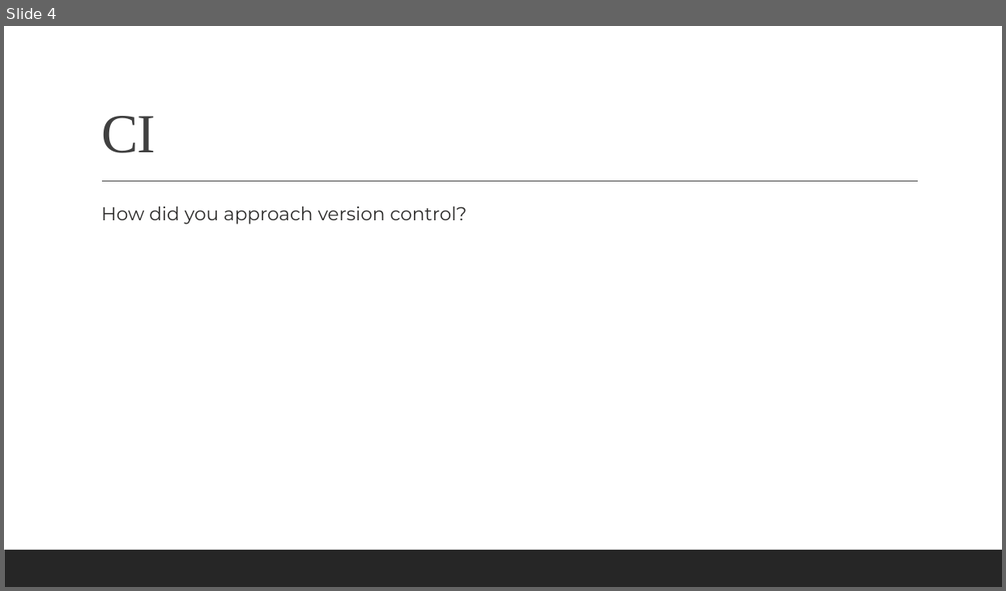
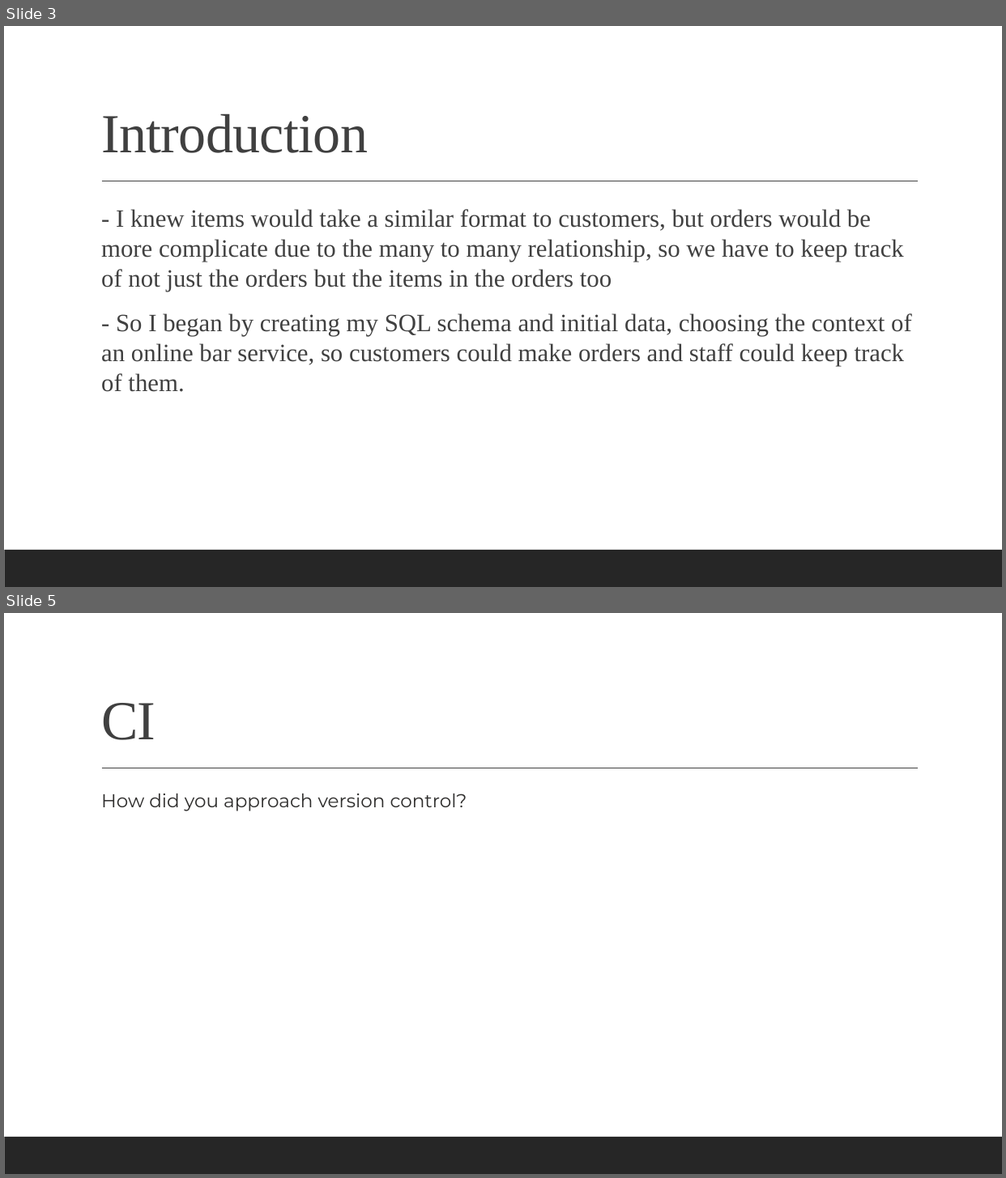
Before and after one commit to jadewfoster/IMS-22JulyEnable3, a slide deck: documentation/Fundamental Project (IMS) Presentation.pptx. Shown one above the other, each under a label of ours: slide 4 before the commit, slides 3 and 5 after it; the slides between them are not shown. The pictures are 1006x591 and 1006x1178 pixels, drawn with LibreOffice and Linux fonts; fonts in the diff are those of the drawing. Boxes give left, top, right and bottom in pixels: in the first picture for what was removed or moved away, otherwise in the second. Text is boxed around its words. In the diff, an @@ line names an element or a change of style, - is before the commit and + after.

```diff
--- a/documentation/Fundamental Project (IMS) Presentation.pptx
+++ b/documentation/Fundamental Project (IMS) Presentation.pptx
@@ slide 3 added at (4, 26, 1002, 587), background #FFFFFF; not listed: 2 template elements that a slide beside it also shows @@
@@ title added at (101, 114, 368, 153), 53 pt, text #404040 @@
+Introduction
@@ text added at (101, 209, 912, 392), 24 pt, text #404040 @@
+  - I knew items would take a similar format to customers, but orders would be more complicate due to the many to many relationship, so we have to keep track of not just the orders but the items in the orders too
+  - So I began by creating my SQL schema and initial data, choosing the context of an online bar service, so customers could make orders and staff could keep track of them.
@@ what was slide 4 is now slide 5 @@
```
Also in this commit, not shown: 3 slides changed, 11 other files.
